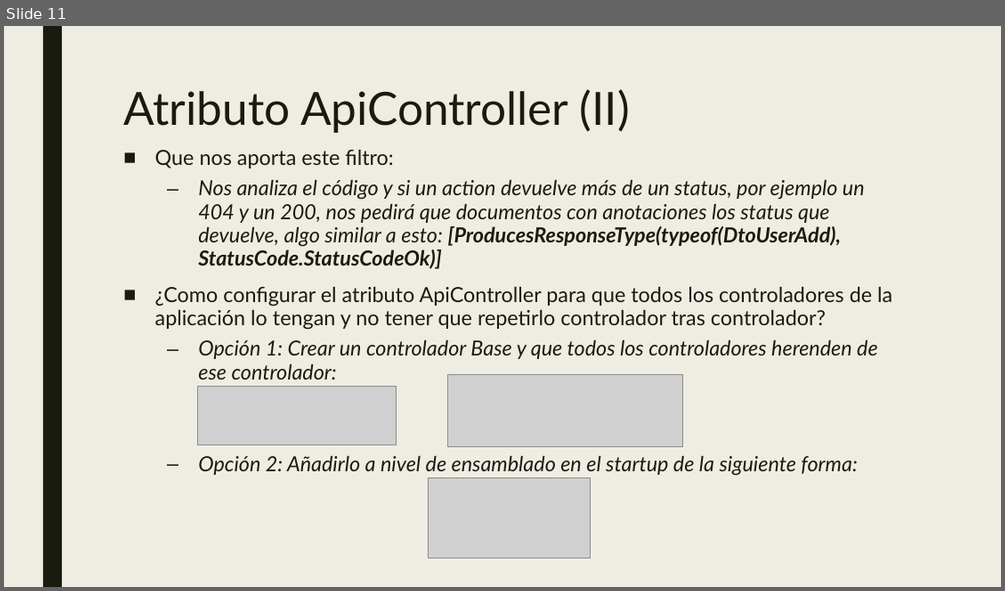
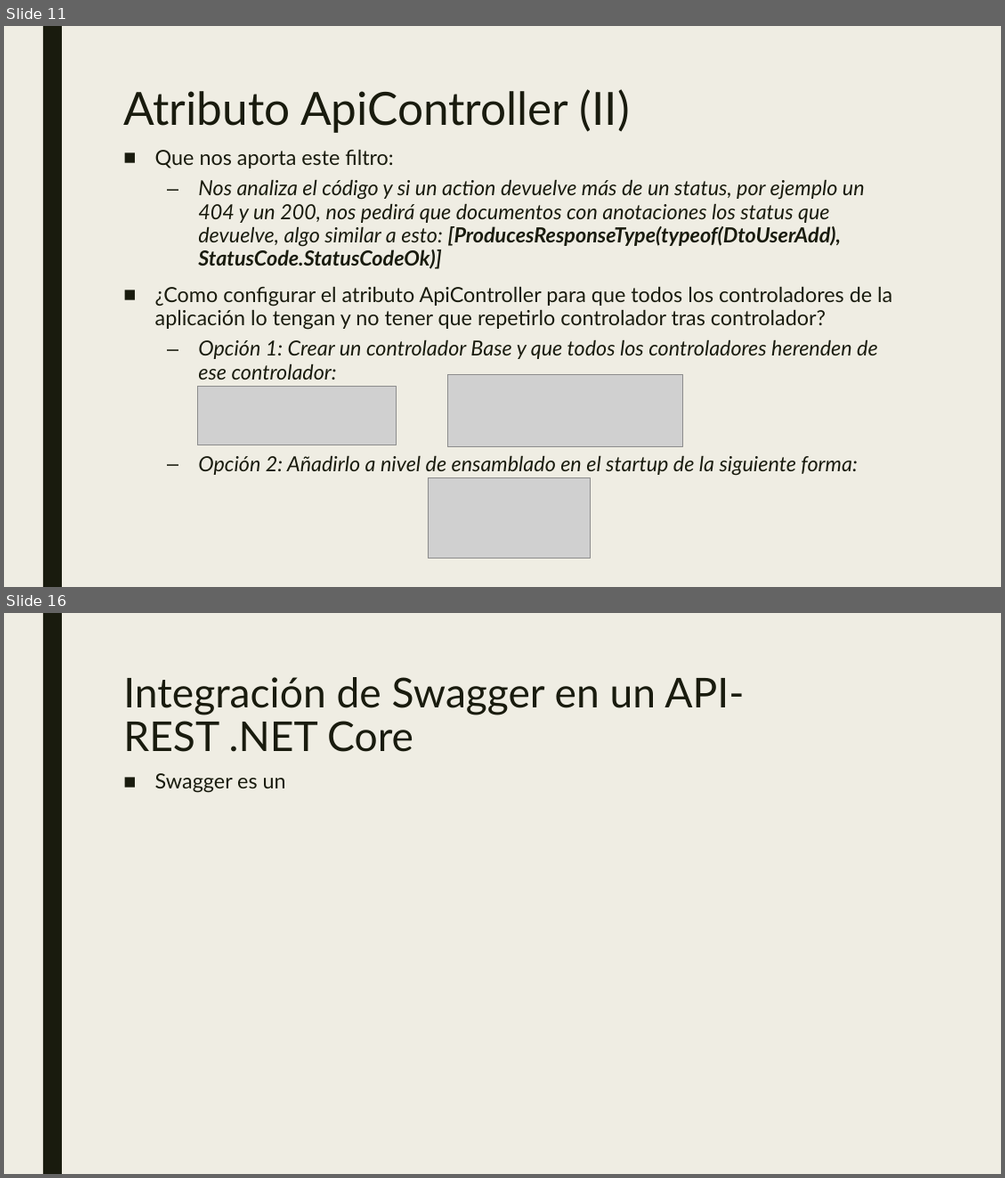
Before and after one commit to dadjh85/Demo4-Curso-.NetCore3.1, a slide deck: doc/Demo4- Curso .NET Core.pptx. Shown one above the other, each under a label of ours: slide 11 before the commit, slides 11 and 16 after it; the slides between them are not shown. The pictures are 1005x591 and 1005x1178 pixels, drawn with LibreOffice and Linux fonts; fonts in the diff are those of the drawing; grey boxes stand for pictures. Boxes give left, top, right and bottom in pixels: in the first picture for what was removed or moved away, otherwise in the second. Text is boxed around its words. In the diff, an @@ line names an element or a change of style, - is before the commit and + after.

```diff
--- a/doc/Demo4- Curso .NET Core.pptx
+++ b/doc/Demo4- Curso .NET Core.pptx
@@ slide 16 added at (4,613,1001,1174), background #EFEDE3; not listed: 1 template element that a slide beside it also shows @@
@@ title added at (123,677,744,752), 39.6 pt, text #191B0E @@
+Integración de Swagger en un API-REST .NET Core
@@ text added at (155,773,286,793), 20 pt, text #191B0E @@
+■ Swagger es un
```
Also in this commit, not shown: 1 slide changed, 4 other slides added, 11 other files.
